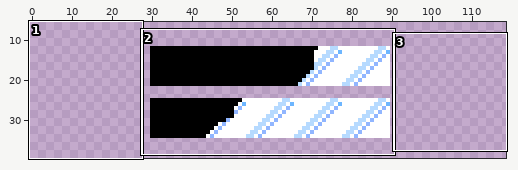
Sprite sheet: src/main/resources/sprites/window.png. The first picture is a wide view before the edit; the outline marks the close-up.
Close-up. Old version:
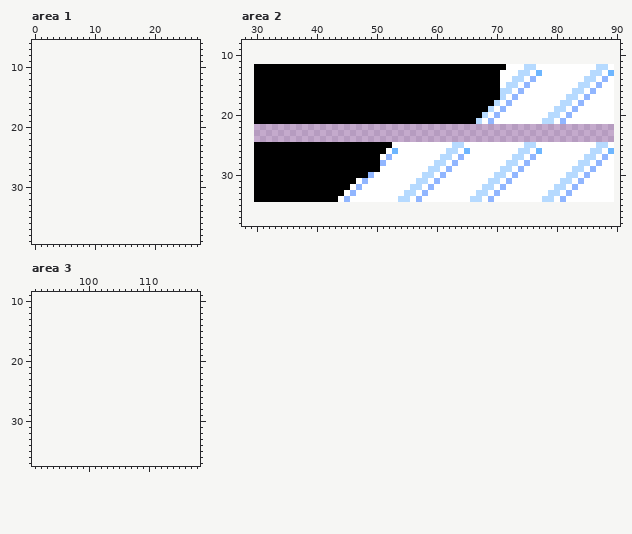
The file is 60x23 pixels. Shown: area 1: x 0..27, y 6..39; area 2: x 28..90, y 8..38; area 3: x 91..118, y 9..37. The old version is drawn lined up with the new one, on the new canvas. The wide view leaves out empty margins.
The result:
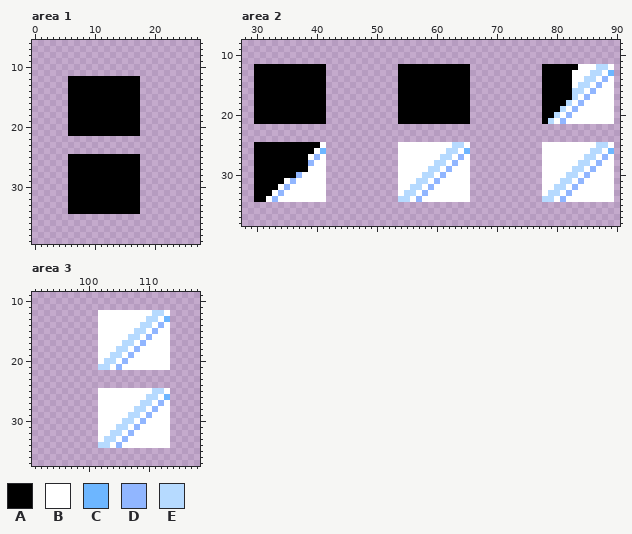
Palette (. is transparent): A #000000  B #ffffff  C #6db6ff  D #91b6ff  E #b6daff
Difference:
canvas 60x23 -> 120x43, the old top-left corner now at 30,12
--- area 1
@@ x 4..19 @@
 11 ................
-12 ................
-13 ................
-14 ................
-15 ................
-16 ................
-17 ................
-18 ................
-19 ................
-20 ................
-21 ................
+12 ..AAAAAAAAAAAA..
+13 ..AAAAAAAAAAAA..
+14 ..AAAAAAAAAAAA..
+15 ..AAAAAAAAAAAA..
+16 ..AAAAAAAAAAAA..
+17 ..AAAAAAAAAAAA..
+18 ..AAAAAAAAAAAA..
+19 ..AAAAAAAAAAAA..
+20 ..AAAAAAAAAAAA..
+21 ..AAAAAAAAAAAA..
 22 ................
@@ x 4..19 @@
 24 ................
-25 ................
-26 ................
-27 ................
-28 ................
-29 ................
-30 ................
-31 ................
-32 ................
-33 ................
-34 ................
+25 ..AAAAAAAAAAAA..
+26 ..AAAAAAAAAAAA..
+27 ..AAAAAAAAAAAA..
+28 ..AAAAAAAAAAAA..
+29 ..AAAAAAAAAAAA..
+30 ..AAAAAAAAAAAA..
+31 ..AAAAAAAAAAAA..
+32 ..AAAAAAAAAAAA..
+33 ..AAAAAAAAAAAA..
+34 ..AAAAAAAAAAAA..
 35 ................
--- area 2
@@ x 28..90 @@
 11 ...............................................................
-12 ..AAAAAAAAAAAAAAAAAAAAAAAAAAAAAAAAAAAAAAAAAABBBEEBBBBBBBBBBEEB.
-13 ..AAAAAAAAAAAAAAAAAAAAAAAAAAAAAAAAAAAAAAAAABBBEEBCBBBBBBBBEEBC.
-14 ..AAAAAAAAAAAAAAAAAAAAAAAAAAAAAAAAAAAAAAAAABBEEBDBBBBBBBBEEBDB.
-15 ..AAAAAAAAAAAAAAAAAAAAAAAAAAAAAAAAAAAAAAAAABEEBDBBBBBBBBEEBDBB.
-16 ..AAAAAAAAAAAAAAAAAAAAAAAAAAAAAAAAAAAAAAAAAEEBDBBBBBBBBEEBDBBB.
-17 ..AAAAAAAAAAAAAAAAAAAAAAAAAAAAAAAAAAAAAAAAAEBDBBBBBBBBEEBDBBBB.
-18 ..AAAAAAAAAAAAAAAAAAAAAAAAAAAAAAAAAAAAAAAAEBDBBBBBBBBEEBDBBBBB.
-19 ..AAAAAAAAAAAAAAAAAAAAAAAAAAAAAAAAAAAAAAAEBDBBBBBBBBEEBDBBBBBB.
-20 ..AAAAAAAAAAAAAAAAAAAAAAAAAAAAAAAAAAAAAAEBDBBBBBBBBEEBDBBBBBBB.
-21 ..AAAAAAAAAAAAAAAAAAAAAAAAAAAAAAAAAAAAAEBDBBBBBBBBEEBDBBBBBBBB.
+12 ..AAAAAAAAAAAA............AAAAAAAAAAAA............AAAAAABBBEEB.
+13 ..AAAAAAAAAAAA............AAAAAAAAAAAA............AAAAABBBEEBC.
+14 ..AAAAAAAAAAAA............AAAAAAAAAAAA............AAAAABBEEBDB.
+15 ..AAAAAAAAAAAA............AAAAAAAAAAAA............AAAAABEEBDBB.
+16 ..AAAAAAAAAAAA............AAAAAAAAAAAA............AAAAAEEBDBBB.
+17 ..AAAAAAAAAAAA............AAAAAAAAAAAA............AAAAAEBDBBBB.
+18 ..AAAAAAAAAAAA............AAAAAAAAAAAA............AAAAEBDBBBBB.
+19 ..AAAAAAAAAAAA............AAAAAAAAAAAA............AAAEBDBBBBBB.
+20 ..AAAAAAAAAAAA............AAAAAAAAAAAA............AAEBDBBBBBBB.
+21 ..AAAAAAAAAAAA............AAAAAAAAAAAA............AEBDBBBBBBBB.
 22 ...............................................................
@@ x 28..90 @@
 24 ...............................................................
-25 ..AAAAAAAAAAAAAAAAAAAAAAABBBBBBBBBBEEBBBBBBBBBBEEBBBBBBBBBBEEB.
-26 ..AAAAAAAAAAAAAAAAAAAAAABCBBBBBBBBEEBCBBBBBBBBEEBCBBBBBBBBEEBC.
-27 ..AAAAAAAAAAAAAAAAAAAAABDBBBBBBBBEEBDBBBBBBBBEEBDBBBBBBBBEEBDB.
-28 ..AAAAAAAAAAAAAAAAAAAAADBBBBBBBBEEBDBBBBBBBBEEBDBBBBBBBBEEBDBB.
-29 ..AAAAAAAAAAAAAAAAAAAAABBBBBBBBEEBDBBBBBBBBEEBDBBBBBBBBEEBDBBB.
-30 ..AAAAAAAAAAAAAAAAAAADBBBBBBBBEEBDBBBBBBBBEEBDBBBBBBBBEEBDBBBB.
-31 ..AAAAAAAAAAAAAAAAABDBBBBBBBBEEBDBBBBBBBBEEBDBBBBBBBBEEBDBBBBB.
-32 ..AAAAAAAAAAAAAAAABDBBBBBBBBEEBDBBBBBBBBEEBDBBBBBBBBEEBDBBBBBB.
-33 ..AAAAAAAAAAAAAAABDBBBBBBBBEEBDBBBBBBBBEEBDBBBBBBBBEEBDBBBBBBB.
-34 ..AAAAAAAAAAAAAABDBBBBBBBBEEBDBBBBBBBBEEBDBBBBBBBBEEBDBBBBBBBB.
+25 ..AAAAAAAAAAAB............BBBBBBBBBEEB............BBBBBBBBBEEB.
+26 ..AAAAAAAAAABC............BBBBBBBBEEBC............BBBBBBBBEEBC.
+27 ..AAAAAAAAABDB............BBBBBBBEEBDB............BBBBBBBEEBDB.
+28 ..AAAAAAAAADBB............BBBBBBEEBDBB............BBBBBBEEBDBB.
+29 ..AAAAAAAAABBB............BBBBBEEBDBBB............BBBBBEEBDBBB.
+30 ..AAAAAAADBBBB............BBBBEEBDBBBB............BBBBEEBDBBBB.
+31 ..AAAAABDBBBBB............BBBEEBDBBBBB............BBBEEBDBBBBB.
+32 ..AAAABDBBBBBB............BBEEBDBBBBBB............BBEEBDBBBBBB.
+33 ..AAABDBBBBBBB............BEEBDBBBBBBB............BEEBDBBBBBBB.
+34 ..AABDBBBBBBBB............EEBDBBBBBBBB............EEBDBBBBBBBB.
 35 ...............................................................
--- area 3
@@ x 100..115 @@
 11 ................
-12 ................
-13 ................
-14 ................
-15 ................
-16 ................
-17 ................
-18 ................
-19 ................
-20 ................
-21 ................
+12 ..BBBBBBBBBEEB..
+13 ..BBBBBBBBEEBC..
+14 ..BBBBBBBEEBDB..
+15 ..BBBBBBEEBDBB..
+16 ..BBBBBEEBDBBB..
+17 ..BBBBEEBDBBBB..
+18 ..BBBEEBDBBBBB..
+19 ..BBEEBDBBBBBB..
+20 ..BEEBDBBBBBBB..
+21 ..EEBDBBBBBBBB..
 22 ................
@@ x 100..115 @@
 24 ................
-25 ................
-26 ................
-27 ................
-28 ................
-29 ................
-30 ................
-31 ................
-32 ................
-33 ................
-34 ................
+25 ..BBBBBBBBBEEB..
+26 ..BBBBBBBBEEBC..
+27 ..BBBBBBBEEBDB..
+28 ..BBBBBBEEBDBB..
+29 ..BBBBBEEBDBBB..
+30 ..BBBBEEBDBBBB..
+31 ..BBBEEBDBBBBB..
+32 ..BBEEBDBBBBBB..
+33 ..BEEBDBBBBBBB..
+34 ..EEBDBBBBBBBB..
 35 ................
Boxes around the changes in both close-ups, in picture pixels (x1, y1, x2, y2):
added: (68, 76, 140, 214)
changed: (266, 64, 398, 202)
changed: (470, 64, 578, 202)
added: (98, 310, 170, 448)
